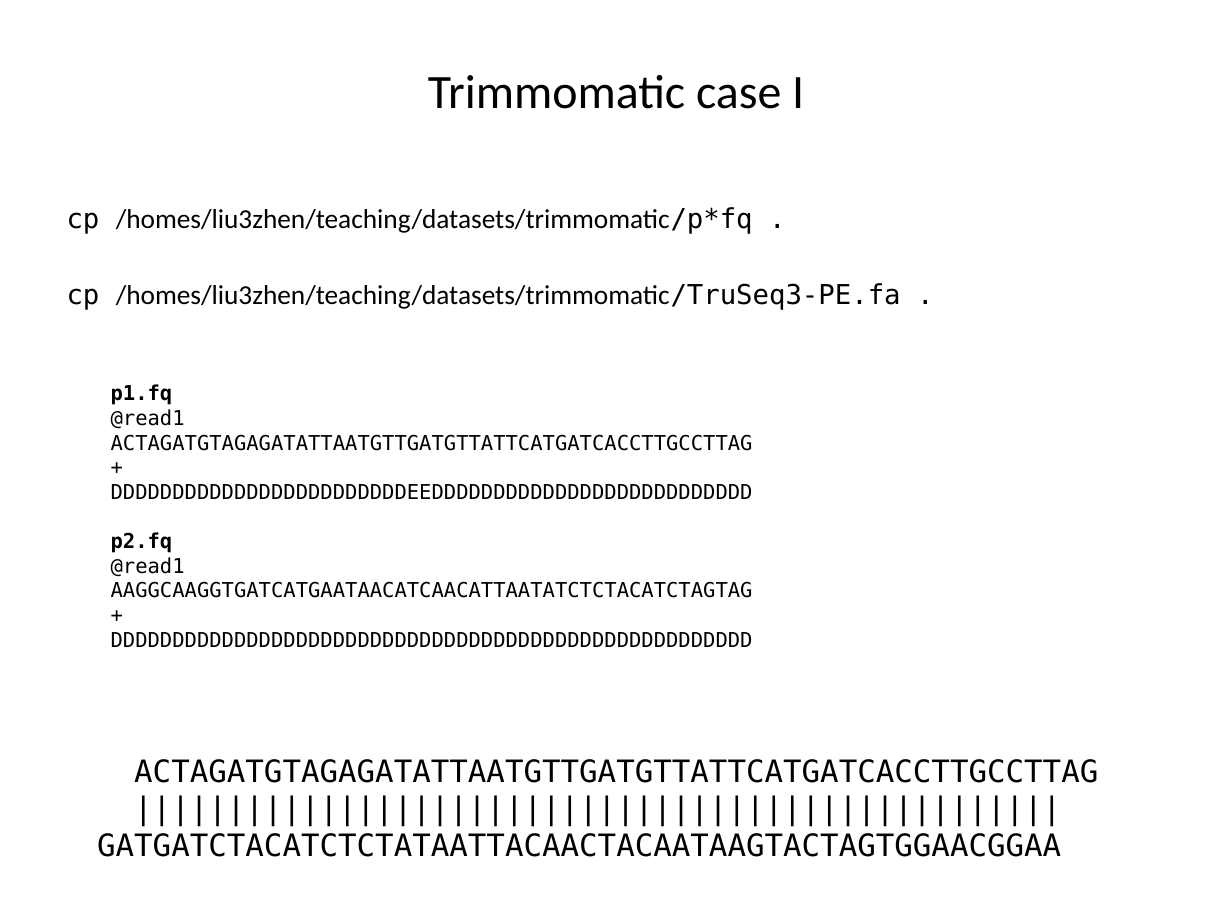
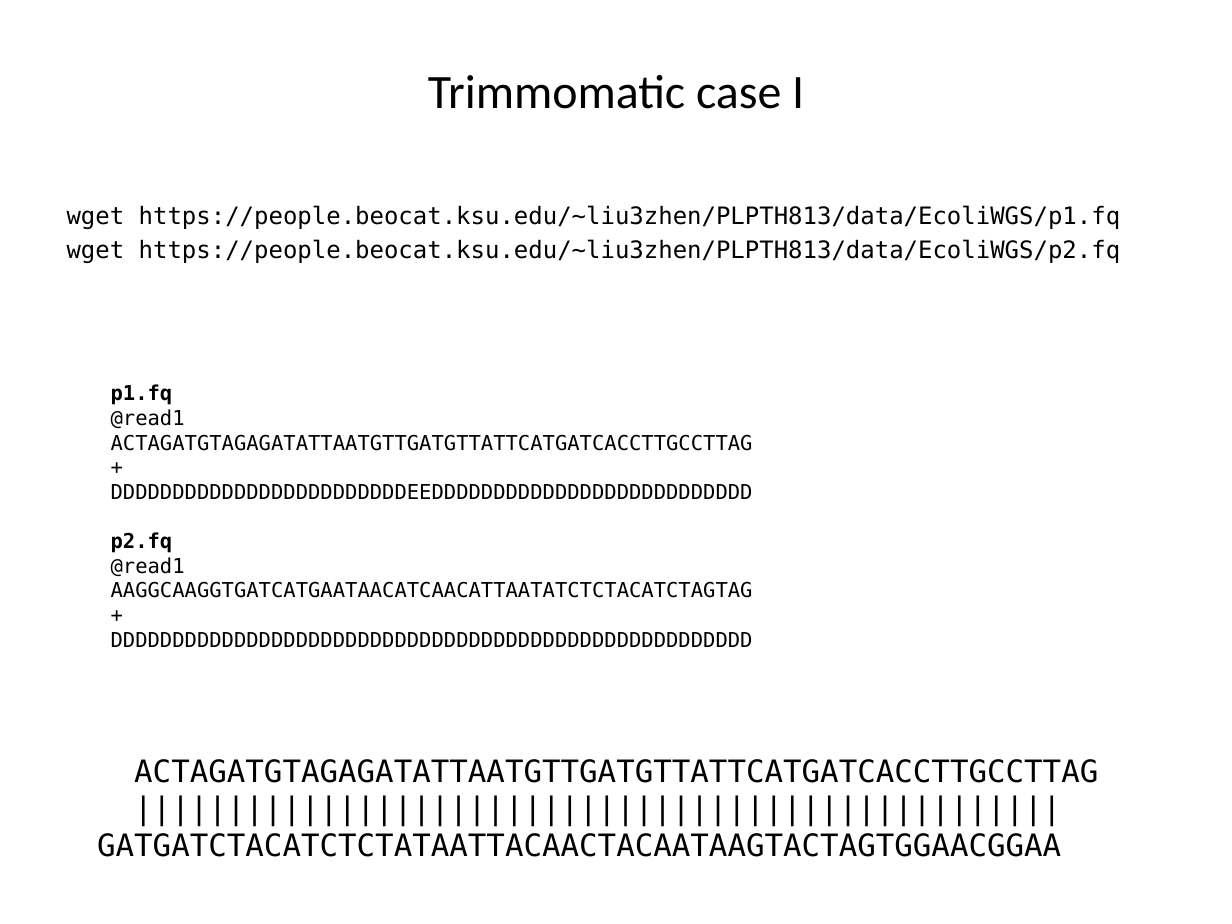
Before and after one commit to liu3zhenlab/teaching, a slide deck: slide 16 of PLPTH813Bioinformatis/2023/labs/lab04_NGS.pptx (slide 15 before the commit). Drawn at 1232x924 pixels with LibreOffice and Linux fonts; fonts in the diff are those of the drawing. Boxes give left, top, right and bottom in pixels: in the first picture for what was removed or moved away, otherwise in the second. Text is boxed around its words. In the diff, an @@ line names an element or a change of style, - is before the commit and + after.

```diff
--- a/PLPTH813Bioinformatis/2023/labs/lab04_NGS.pptx
+++ b/PLPTH813Bioinformatis/2023/labs/lab04_NGS.pptx
@@ text at [67,205,1121,263]: text changed; size 16 to 14 pt; font Calibri to DejaVu Sans Mono @@
-cp /homes/liu3zhen/teaching/datasets/trimmomatic/p*fq .
-cp /homes/liu3zhen/teaching/datasets/trimmomatic/TruSeq3-PE.fa .
+wget https://people.beocat.ksu.edu/~liu3zhen/PLPTH813/data/EcoliWGS/p1.fq
+wget https://people.beocat.ksu.edu/~liu3zhen/PLPTH813/data/EcoliWGS/p2.fq
```
Also in this commit, not shown: 14 other slides changed, 3 slides added, 2 slides removed, 4 other files.
